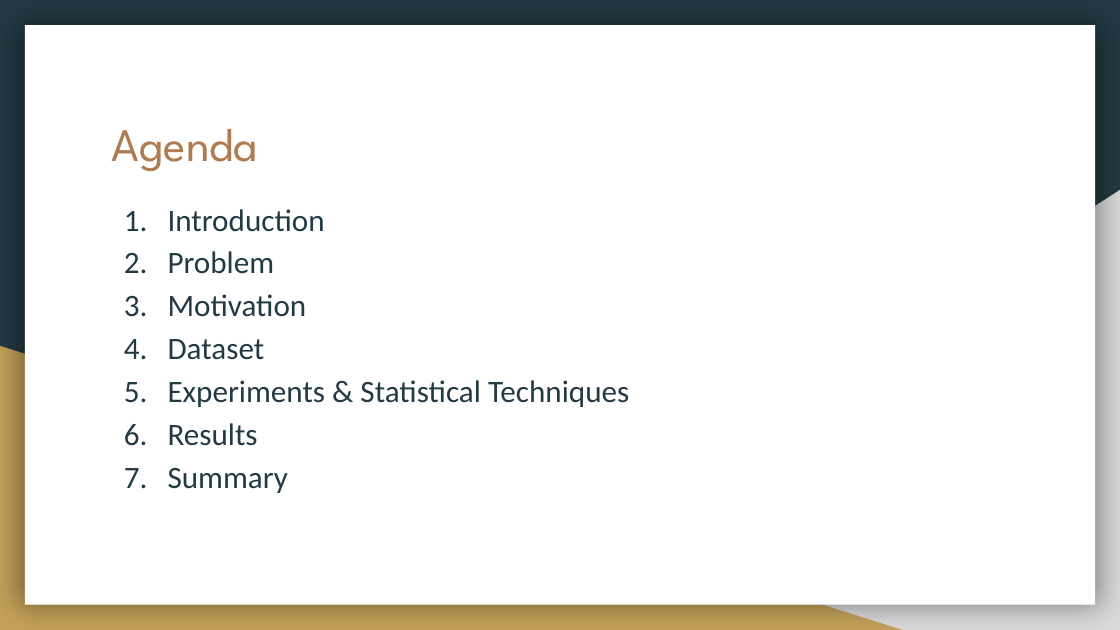
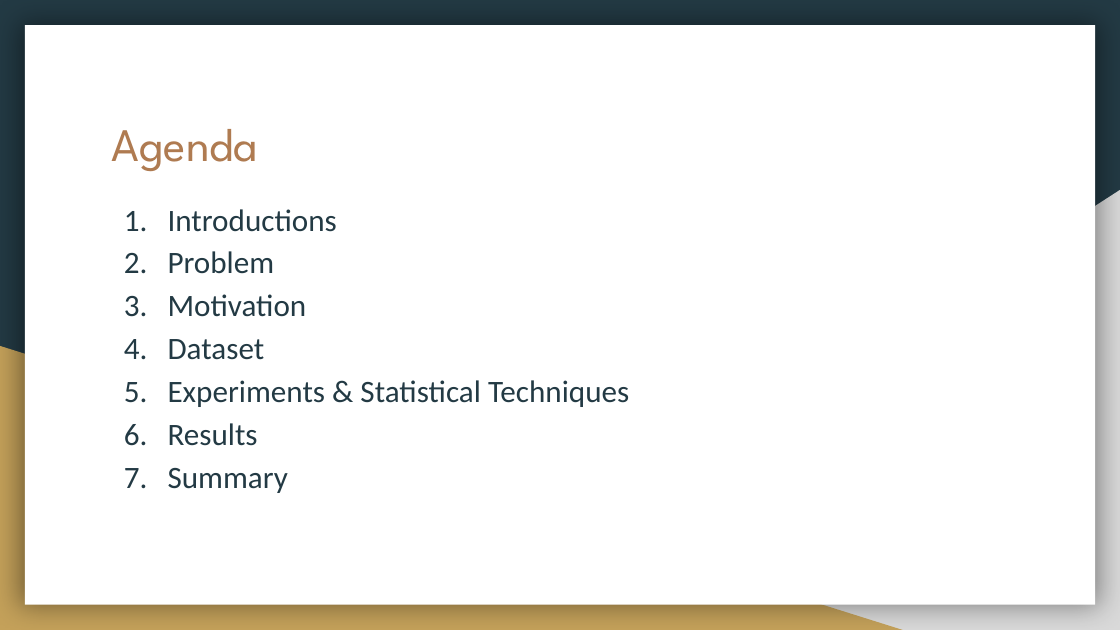
Before and after one commit to jamesdedon/763Project, a slide deck: slide 2 of deliverables/763 Final Project Presentation.pptx. Drawn at 1120x630 pixels with LibreOffice and Linux fonts; fonts in the diff are those of the drawing. Boxes give left, top, right and bottom in pixels: in the first picture for what was removed or moved away, otherwise in the second. Text is boxed around its words. In the diff, an @@ line names an element or a change of style, - is before the commit and + after.

```diff
--- a/deliverables/763 Final Project Presentation.pptx
+++ b/deliverables/763 Final Project Presentation.pptx
@@ text at (x1=168, y1=209, x2=337, y2=232): text changed @@
-1. Introduction
+1. Introductions
```
Also in this commit, not shown: 2 other slides changed, 2 other files.
